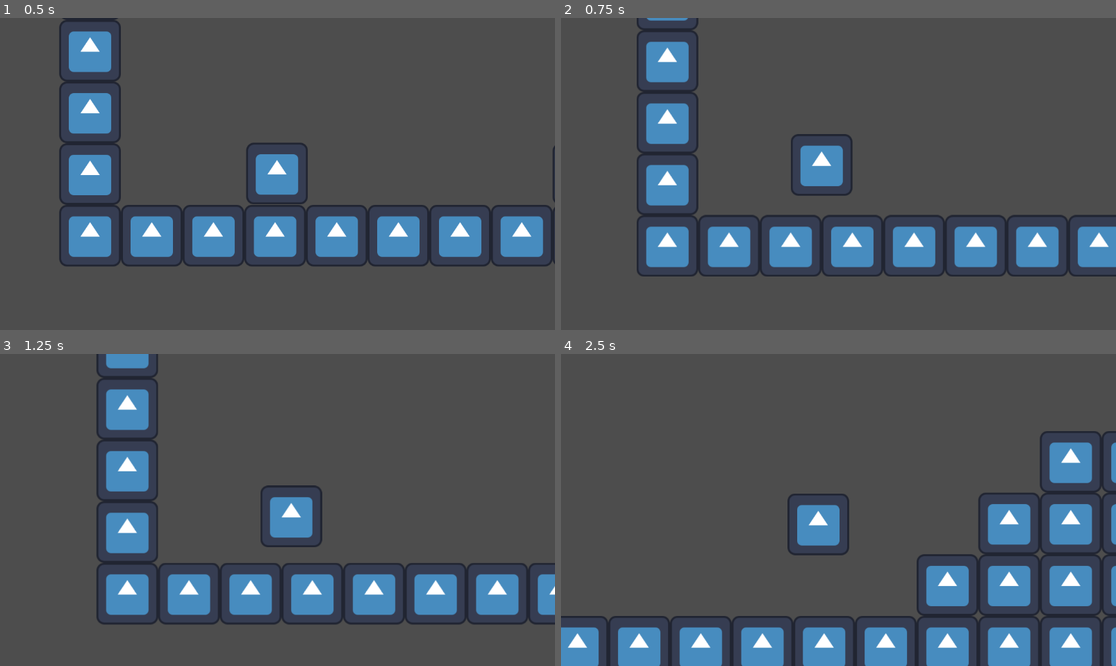
Above: before the commit, frames 1-4 (two rows, left to right).
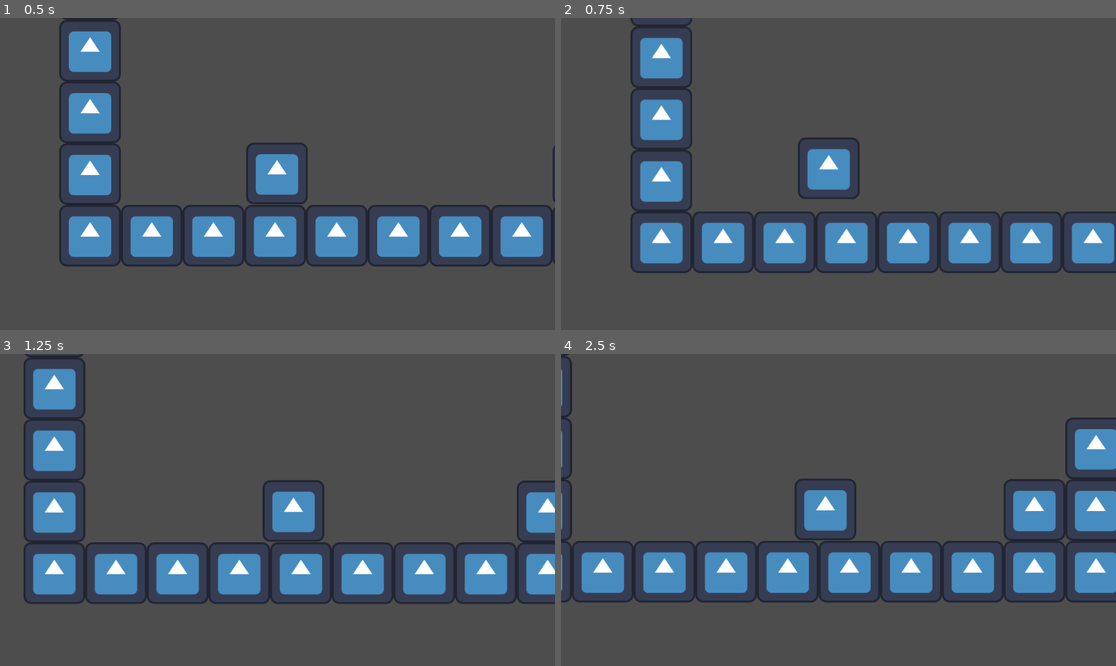
Above: after the commit, the same moments.

Repository: PL00T00/Jumping-The-Gun
Game: Godot game, scene res://node.tscn
Two runs of this game, one before a commit and one after it. Both use one fixed random seed, a clock stepped at 60 frames per second and the inputs below. The project has no main scene, so this scene is started directly. The engine's default icon, where the game draws it, is replaced by a stand-in: a white triangle on a blue panel in a dark square.
Inputs (mouse positions are in pixels of both pictures, inside the frame that each line leads up to):
- Up to frame 1 (0.5 s): no input
- Up to frame 2 (0.75 s): move the mouse to (960, 158) at 0.52 s; hold D (Right) from 0.53 s (still down); click (960, 158) at 0.6 s
- Up to frame 3 (1.25 s): keep holding D (Right)
- Up to frame 4 (2.5 s): move the mouse to (727, 525) at 1.27 s; click (727, 525) at 1.35 s; move the mouse to (894, 441) at 2.02 s; release D (Right) at 2.03 s; hold A (Left) from 2.03 s (still down); click (894, 441) at 2.1 s

Frame 1 is identical in both runs. In frame 2, 13% of the frame differs, in the area x 12-100%, y 0-83%; in frame 3, 24%; in frame 4, 30%, in the area x 0-100%, y 0-100%.

Commit message:
made movement shitty
Yeah, It was so good but i tried to change stuff and made it shit. I'll do it tommorow when i dont have a massive headache

Diff:
--- a/player.gd
+++ b/player.gd
@@ -1,12 +1,14 @@
 extends CharacterBody2D
 
 const SPEED = 500.0
+const WALK_ACCELERATION = 2500.0
+const MAX_WALK_SPEED = 500.0
 const GROUND_ACCELERATION = 4000.0
-const AIR_ACCELERATION = 2000.0
+const AIR_ACCELERATION = 1500.0
 const FRICTION = 35000.0
 
-const SHOOT_FORCE = 1100.0
-const RELOAD_TIME = 0.35
+const SHOOT_FORCE = 750.0
+const RELOAD_TIME = 1
 
 var can_shoot = true
 
@@ -18,12 +20,15 @@
 	var direction := Input.get_axis("Left", "Right")
 
 	if direction != 0:
-		var accelerartion = GROUND_ACCELERATION if is_on_floor() else AIR_ACCELERATION
-		velocity.x = move_toward(
+		velocity.x += direction * WALK_ACCELERATION * delta
+
+	if abs(velocity.x) < MAX_WALK_SPEED:
+		velocity.x = clamp(
 			velocity.x,
-			direction * SPEED,
-			accelerartion * delta
+			-MAX_WALK_SPEED,
+			MAX_WALK_SPEED
 		)
+
 	elif is_on_floor():
 		velocity.x = move_toward(
 			velocity.x,
